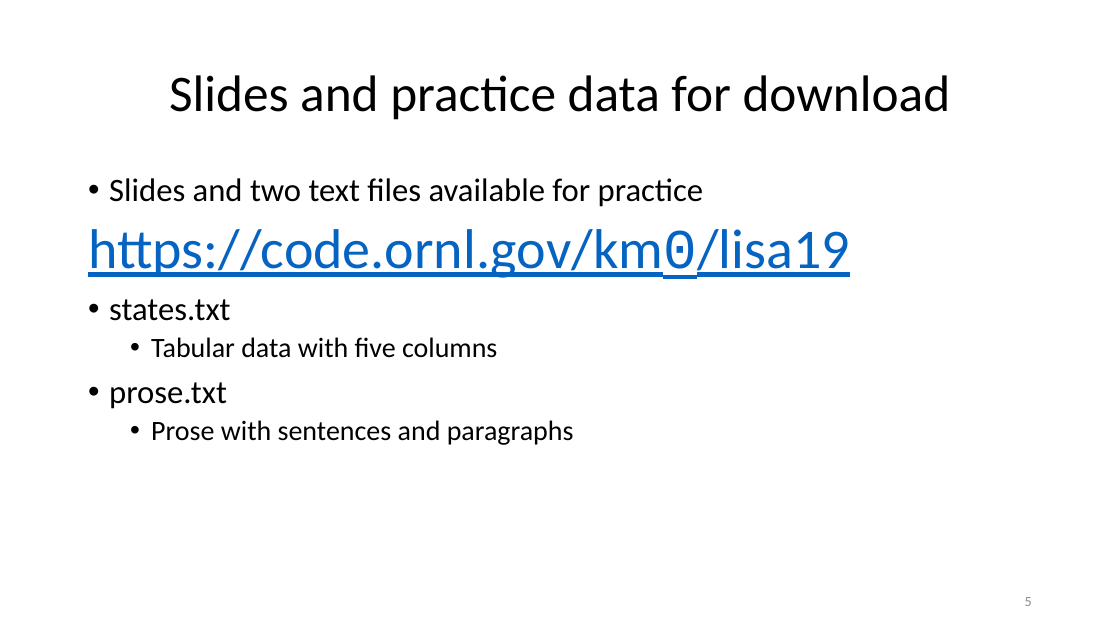
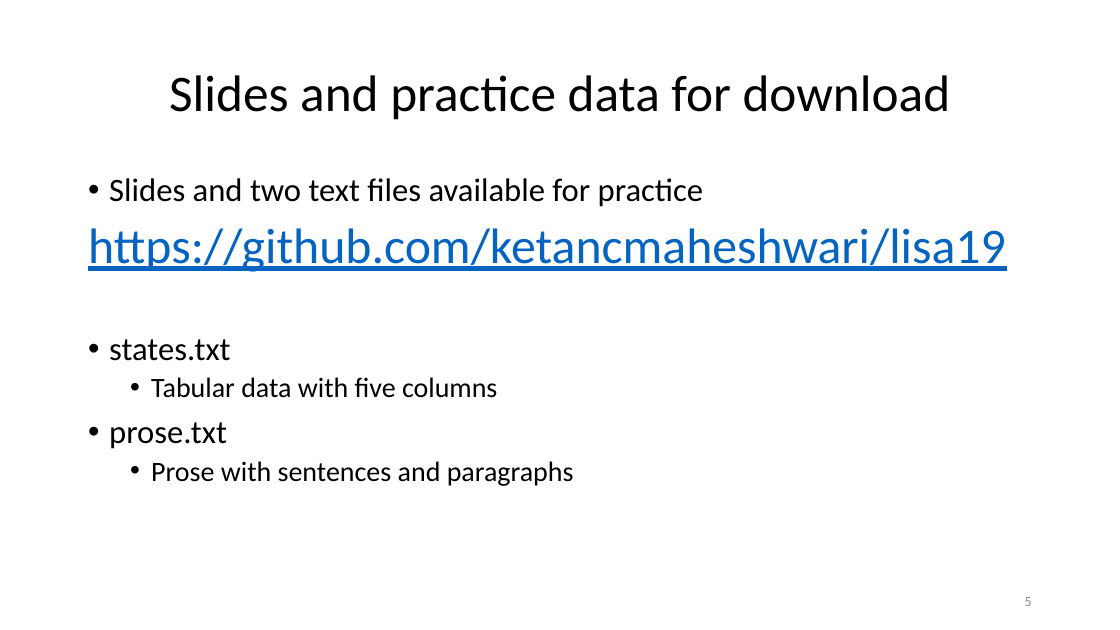
Before and after one commit to ketancmaheshwari/lisa19, a slide deck: slide 5 of lpt_LISA.pptx. Drawn at 1120x630 pixels with LibreOffice and Linux fonts; fonts in the diff are those of the drawing. Boxes give left, top, right and bottom in pixels: in the first picture for what was removed or moved away, otherwise in the second. Text is boxed around its words. In the diff, an @@ line names an element or a change of style, - is before the commit and + after.

```diff
--- a/lpt_LISA.pptx
+++ b/lpt_LISA.pptx
@@ text at box(88, 228, 1006, 272): text changed; size 36 to 32 pt @@
-https://code.ornl.gov/km0/lisa19
+https://github.com/ketancmaheshwari/lisa19
```
Also in this commit, not shown: 6 other slides changed, 1 slide removed, 1 other file.
